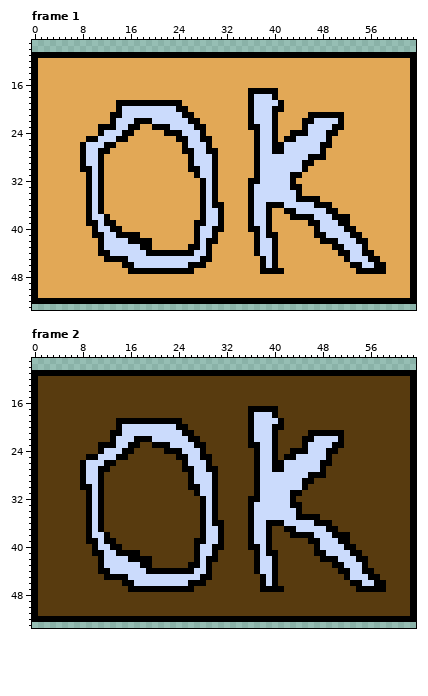
Pixel-art file -- assets/assesprite/strelka.aseprite. Above is the file before it was changed.
64x64 pixels, 2 frames. Shown: frame 1: x 0..63, y 9..53; frame 2: x 0..63, y 9..53.
After:
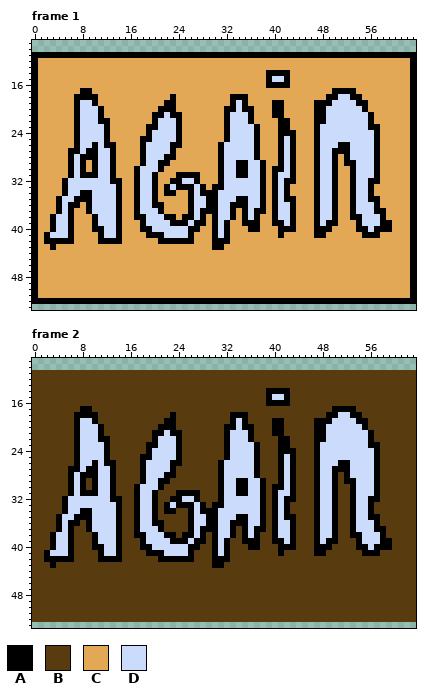
Palette (. is transparent): A #000000  B #583b0f  C #e2a856  D #cbdbfc
Difference:
layer "ok" now hidden
layer "again" added
Changed rows in their new state; - is an unchanged pixel.
Frame 1, layer "again":
first column x 2:
14 -------------------------------------AAAA-----------------
15 -------------------------------------ADDA-----------------
16 -------------------------------------AAAA-----------------
17 ------AA--------------------------CCCCC---------AAAA------
18 -----AAAA------------A---------AAACCCCC--------AADDAA-----
19 -----ADDA---CCCCCCCC--C--------ADACCCCA------AAADDDDAA----
20 -----ADDDA--CCCCCCCAAACC------AADA-CCC-------AADDDDDDA----
21 -----ADDDA-CCCCCCCAA-AACC-----ADDD-CCC-A----C--DDDDDDDA---
22 -----ADDDAACCCCCCCA---ACCC----ADDD-CCCCAA--CCAA--DDDDDA---
23 -----ADDDD-CCCCC-A-DD-ACCCC---ADDDD-CCCAA--CCA--DDDDDDAA--
24 -----ADDDDACCCC--ADDDD-CCCC---ADDDD-CCCAA-CCCA-DDDDDDDDA--
25 -----ADDD-ACCC--AADDDD-CCCCC--ADDDD-CCCAD-CCCA-DDDDDDDDA--
26 -----AD-A-------ADDDDAACCCCC-ADDDDD-CCC--ACCCADDDAADDDDA--
27 ----AADAADDA----ADDDDA-CCCCCCADDDDD-CCC--ACCCADDAAADDDDA--
28 ----AD-AADDA----ADDDAA--CCCCCADDDDD-CCCA-ACCC-DDA-ADDDDA--
29 ----AD-CADDA----ADDAA---CCCCCADDAADDACCA-ACCCADDA-AADDDA--
30 ----AD-CADDA---ADDDA----CCCCCADDAADDACAA-ACC-ADDA--ADDDA--
31 ----ADA-ADDA---ADDA---AAA-CCCADDAADDACA---C--ADDA--ADDDA--
32 ---ADDDD-DDAA--ADDA--AADDACCCADDDDDDACA-A----ADDA--ADDAA--
33 ---ADDDD-DDDA--ADDA-ADAAAD-C-ADDDDD-ACA-ACC--ADDA--ADDA---
34 ---ADDA--DDDA--ADDA-AA--AD-A-DDDDDD-ACA-ACC--ADDA--ADDA---
35 --ADDAA--DDDA--ADDA-----ADDA-DDDAAD-ACA-AACCC-DDA--ADDAA--
36 --ADAA---DDDA--ADDAA----ADDA-DDAAAD-AC-D-ACCC-DDA--ADDDA--
37 --ADA----DDDA--ADDDA----AD-AADDA-ADAACADD-CCCA-D---ADDDAA-
38 -ADDA--CA-DDA--AADDDAA-AAD-CADDA-ADACCADD-CCCA---CCAADDDA-
39 -ADDA--C--DDA---ADDDDAAAD--CADA--A-ACCAADA--C--AACC-ADDDAA
40 -ADDA----A-D----AADDDDDDA-CC-DA-----CC-AAA----AACCCCAADAAA
41 ADDDA---C----CCC-AAADDDDACCC-DA----CCCCA-------CCCCCCAAA--
42 AAAAA-----AAACCCCC-AAAAAACCC-AA----CCCC-------CCCCCCCC----
43 -A-------CCCCCCCCC------CCCCAA-----CCCC---------CCCCCC----
44 ---------CCCCCCCCCCCCCCCCCCC-------CCCC----------CCCCCC---
45 ----------CCCCCCCCCCCCCCCCCC--------CCC-----------CCCCCC--
46 -------------CCCCCCCCCCCCCC---------CCC------------CCCCCC-
47 --------------CCCCCCCCCCC-----------CCCC------------CCCCC-
Frame 2, layer "again":
first column x 0:
11 BBBBBBBBBBBBBBBBBBBBBBBBBBBBBBBBBBBBBBBBBBBBBBBBBBBBBBBBBBBBBBBB
12 B--------------------------------------------------------------B
13 B--------------------------------------------------------------B
14 B--------------------------------------AAAA--------------------B
15 B--------------------------------------ADDA--------------------B
16 B--------------------------------------AAAA--------------------B
17 B-------AA--------------------------BBBBB---------AAAA---------B
18 B------AAAA------------A---------AAABBBBB--------AADDAA--------B
19 B------ADDA---BBBBBBBB--B--------ADABBBBA------AAADDDDAA-------B
20 B------ADDDA--BBBBBBBAAABB------AADA-BBB-------AADDDDDDA-------B
21 B------ADDDA-BBBBBBBAA-AABB-----ADDD-BBB-A----B--DDDDDDDA------B
22 B------ADDDAABBBBBBBA---ABBB----ADDD-BBBBAA--BBAA--DDDDDA------B
23 B------ADDDD-BBBBB-A-DD-ABBBB---ADDDD-BBBAA--BBA--DDDDDDAA-----B
24 B------ADDDDABBBB--ADDDD-BBBB---ADDDD-BBBAA-BBBA-DDDDDDDDA-----B
25 B------ADDD-ABBB--AADDDD-BBBBB--ADDDD-BBBAD-BBBA-DDDDDDDDA-----B
26 B------AD-A-------ADDDDAABBBBB-ADDDDD-BBB--ABBBADDDAADDDDA-----B
27 B-----AADAADDA----ADDDDA-BBBBBBADDDDD-BBB--ABBBADDAAADDDDA-----B
28 B-----AD-AADDA----ADDDAA--BBBBBADDDDD-BBBA-ABBB-DDA-ADDDDA-----B
29 B-----AD-BADDA----ADDAA---BBBBBADDAADDABBA-ABBBADDA-AADDDA-----B
30 B-----AD-BADDA---ADDDA----BBBBBADDAADDABAA-ABB-ADDA--ADDDA-----B
31 B-----ADA-ADDA---ADDA---AAA-BBBADDAADDABA---B--ADDA--ADDDA-----B
32 B----ADDDD-DDAA--ADDA--AADDABBBADDDDDDABA-A----ADDA--ADDAA-----B
33 B----ADDDD-DDDA--ADDA-ADAAAD-B-ADDDDD-ABA-ABB--ADDA--ADDA------B
34 B----ADDA--DDDA--ADDA-AA--AD-A-DDDDDD-ABA-ABB--ADDA--ADDA------B
35 B---ADDAA--DDDA--ADDA-----ADDA-DDDAAD-ABA-AABBB-DDA--ADDAA-----B
36 B---ADAA---DDDA--ADDAA----ADDA-DDAAAD-AB-D-ABBB-DDA--ADDDA-----B
37 B---ADA----DDDA--ADDDA----AD-AADDA-ADAABADD-BBBA-D---ADDDAA----B
38 B--ADDA--BA-DDA--AADDDAA-AAD-BADDA-ADABBADD-BBBA---BBAADDDA----B
39 B--ADDA--B--DDA---ADDDDAAAD--BADA--A-ABBAADA--B--AABB-ADDDAA---B
40 B--ADDA----A-D----AADDDDDDA-BB-DA-----BB-AAA----AABBBBAADAAA---B
41 B-ADDDA---B----BBB-AAADDDDABBB-DA----BBBBA-------BBBBBBAAA-----B
42 B-AAAAA-----AAABBBBB-AAAAAABBB-AA----BBBB-------BBBBBBBB-------B
43 B--A-------BBBBBBBBB------BBBBAA-----BBBB---------BBBBBB-------B
44 B----------BBBBBBBBBBBBBBBBBBB-------BBBB----------BBBBBB------B
45 B-----------BBBBBBBBBBBBBBBBBB--------BBB-----------BBBBBB-----B
46 B--------------BBBBBBBBBBBBBB---------BBB------------BBBBBB----B
47 B---------------BBBBBBBBBBB-----------BBBB------------BBBBB----B
48 B--------------------------------------------------------------B
49 B--------------------------------------------------------------B
50 B--------------------------------------------------------------B
51 B--------------------------------------------------------------B
52 BBBBBBBBBBBBBBBBBBBBBBBBBBBBBBBBBBBBBBBBBBBBBBBBBBBBBBBBBBBBBBBB
